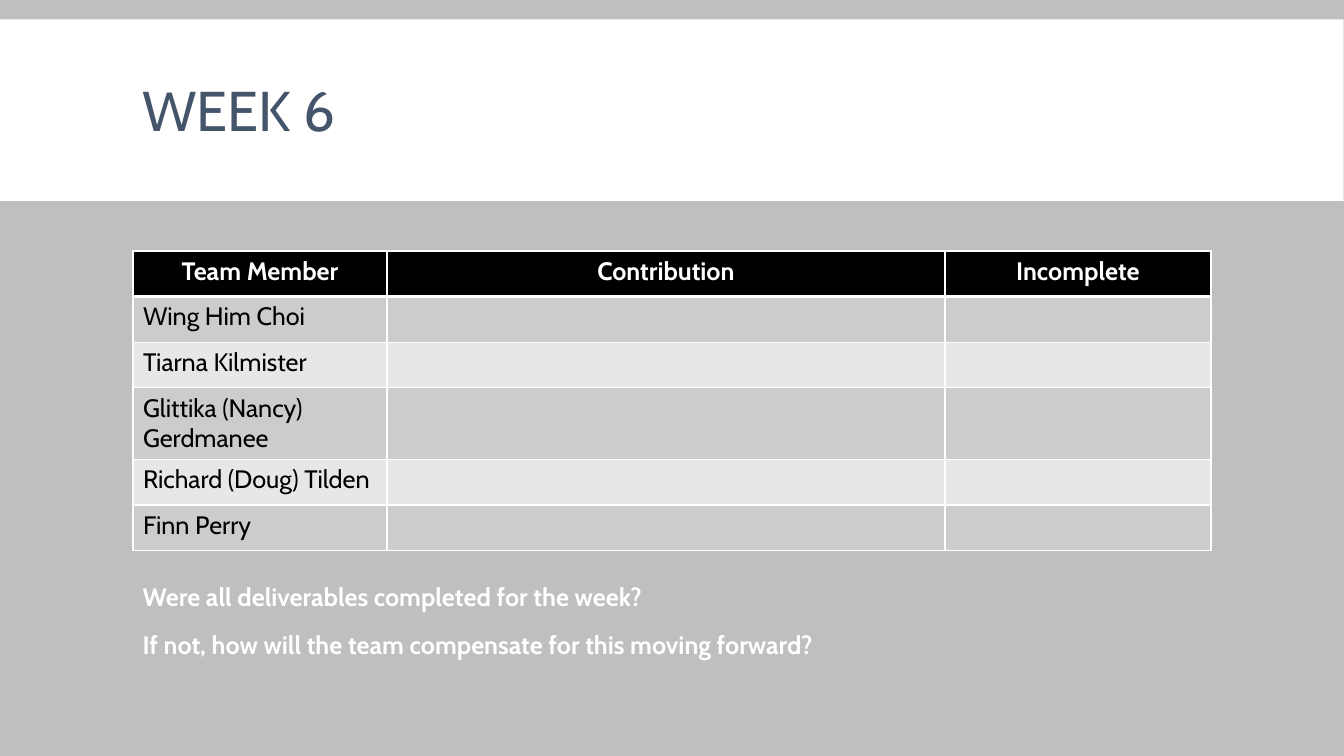
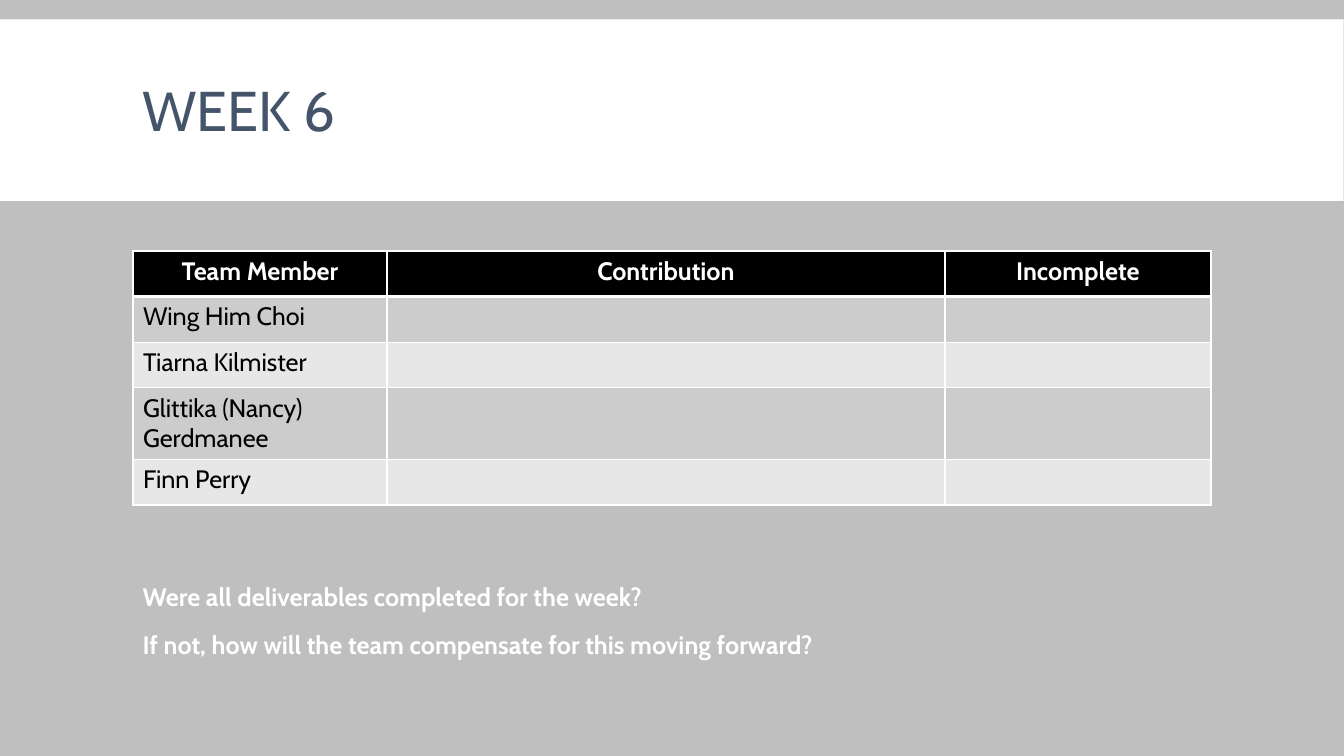
Before and after one commit to glittika-gerdmanee/1st-Year-Group-Major-Project, a slide deck: slide 8 of Documents/Weekly Production Logs/Fermata_ProductionLog_week4.pptx. Drawn at 1344x756 pixels with LibreOffice and Linux fonts; fonts in the diff are those of the drawing. Boxes give left, top, right and bottom in pixels: in the first picture for what was removed or moved away, otherwise in the second. Text is boxed around its words. In the diff, an @@ line names an element or a change of style, - is before the commit and + after.

Commit message:
Updated week 4 production log

```diff
--- a/Documents/Weekly Production Logs/Fermata_ProductionLog_week4.pptx
+++ b/Documents/Weekly Production Logs/Fermata_ProductionLog_week4.pptx
@@ table at box(133, 251, 1212, 504) @@
-row 5: Richard (Doug) Tilden |  | 
```
Also in this commit, not shown: 2 other slides changed.
